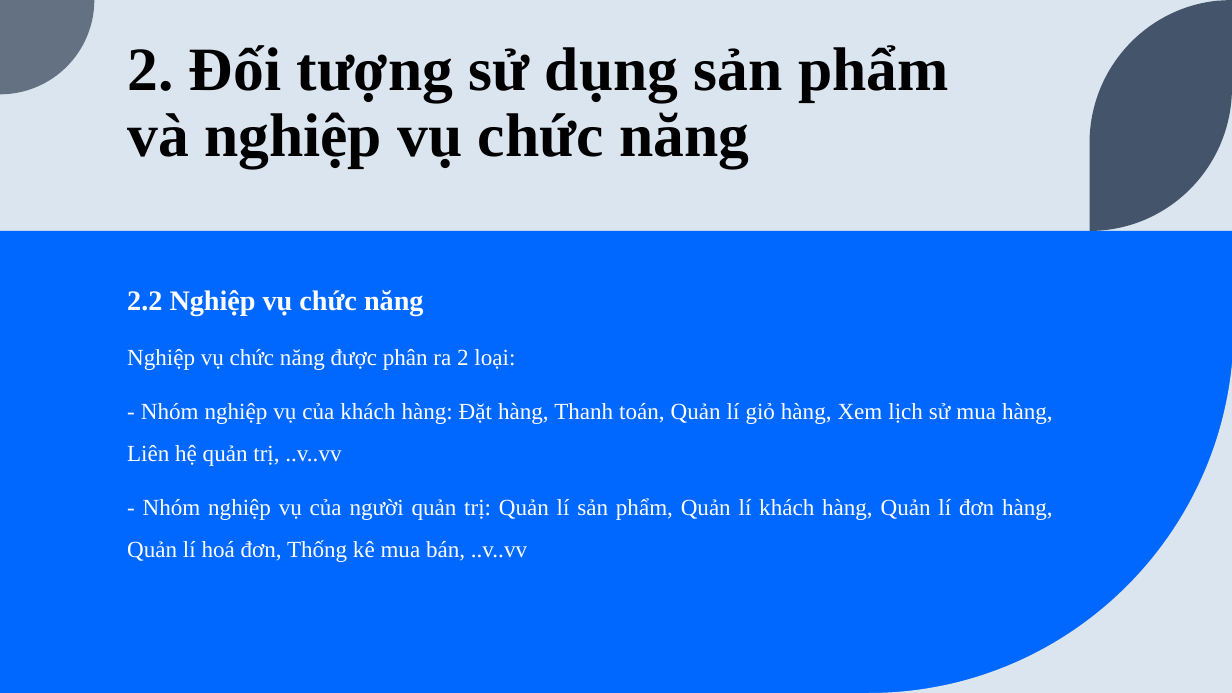
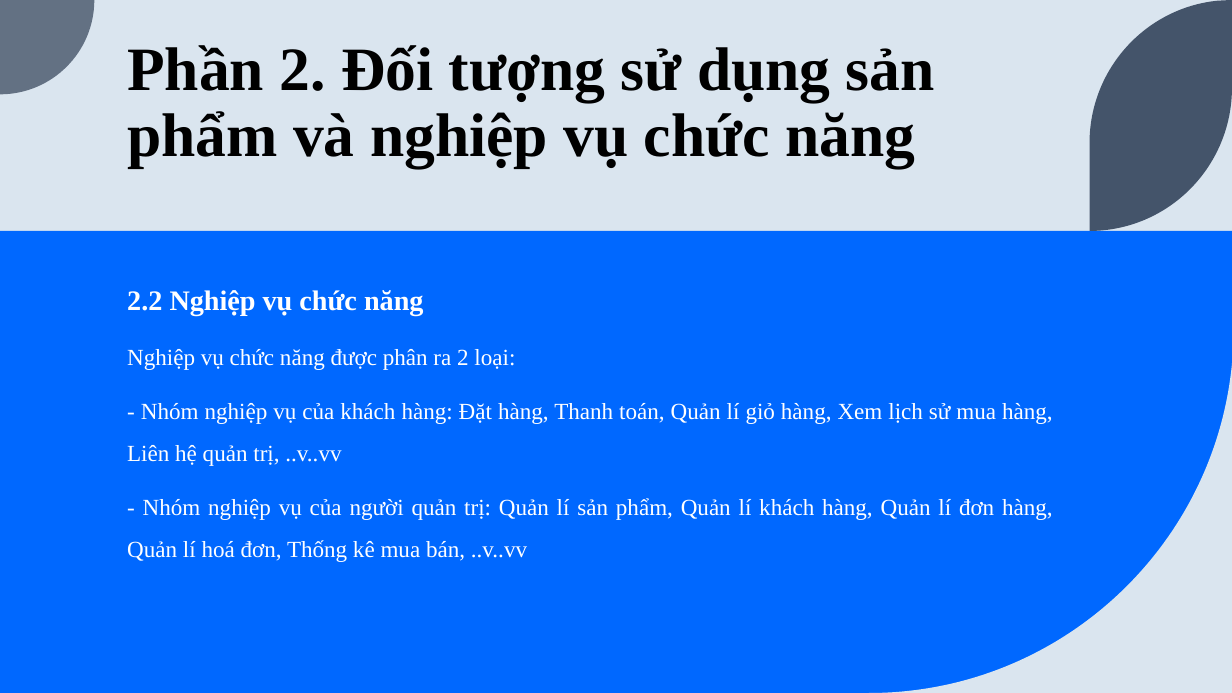
Before and after one commit to EdgarIgnite16/SGU-Course, a slide deck: slide 5 of Nam3_HK1/CNPM_SoftTech/N6_ECommerce_Fashion247.pptx. Drawn at 1232x693 pixels with LibreOffice and Linux fonts; fonts in the diff are those of the drawing. Boxes give left, top, right and bottom in pixels: in the first picture for what was removed or moved away, otherwise in the second. Text is boxed around its words. In the diff, an @@ line names an element or a change of style, - is before the commit and + after.

```diff
--- a/Nam3_HK1/CNPM_SoftTech/N6_ECommerce_Fashion247.pptx
+++ b/Nam3_HK1/CNPM_SoftTech/N6_ECommerce_Fashion247.pptx
@@ title at (x1=127, y1=45, x2=935, y2=168): text changed @@
-2. Đối tượng sử dụng sản phẩm
-và nghiệp vụ chức năng
+Phần 2. Đối tượng sử dụng sản phẩm và nghiệp vụ chức năng
```
Also in this commit, not shown: 4 other slides changed, 14 slides added, 13 slides removed, 3 other files.
